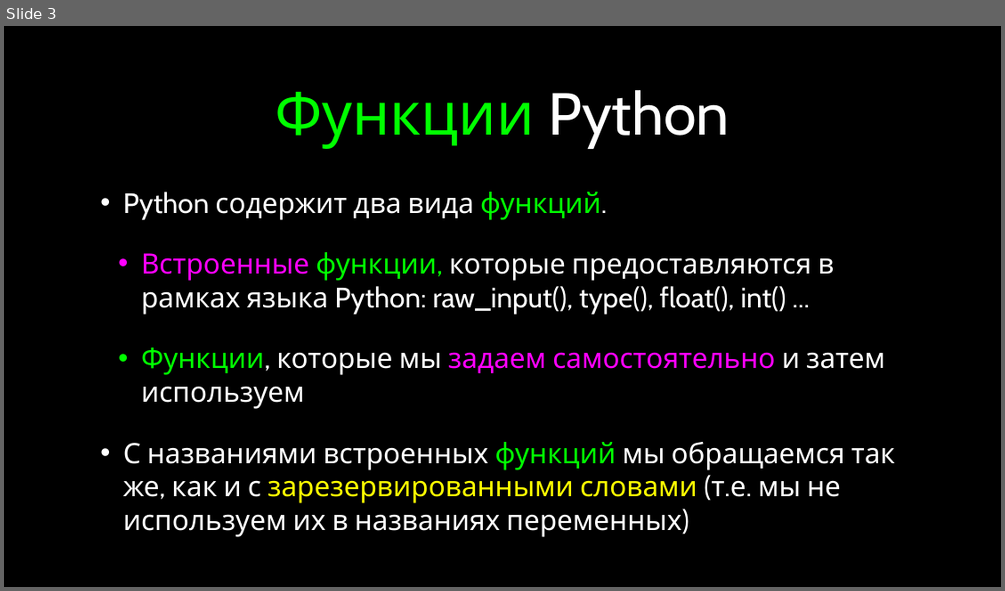
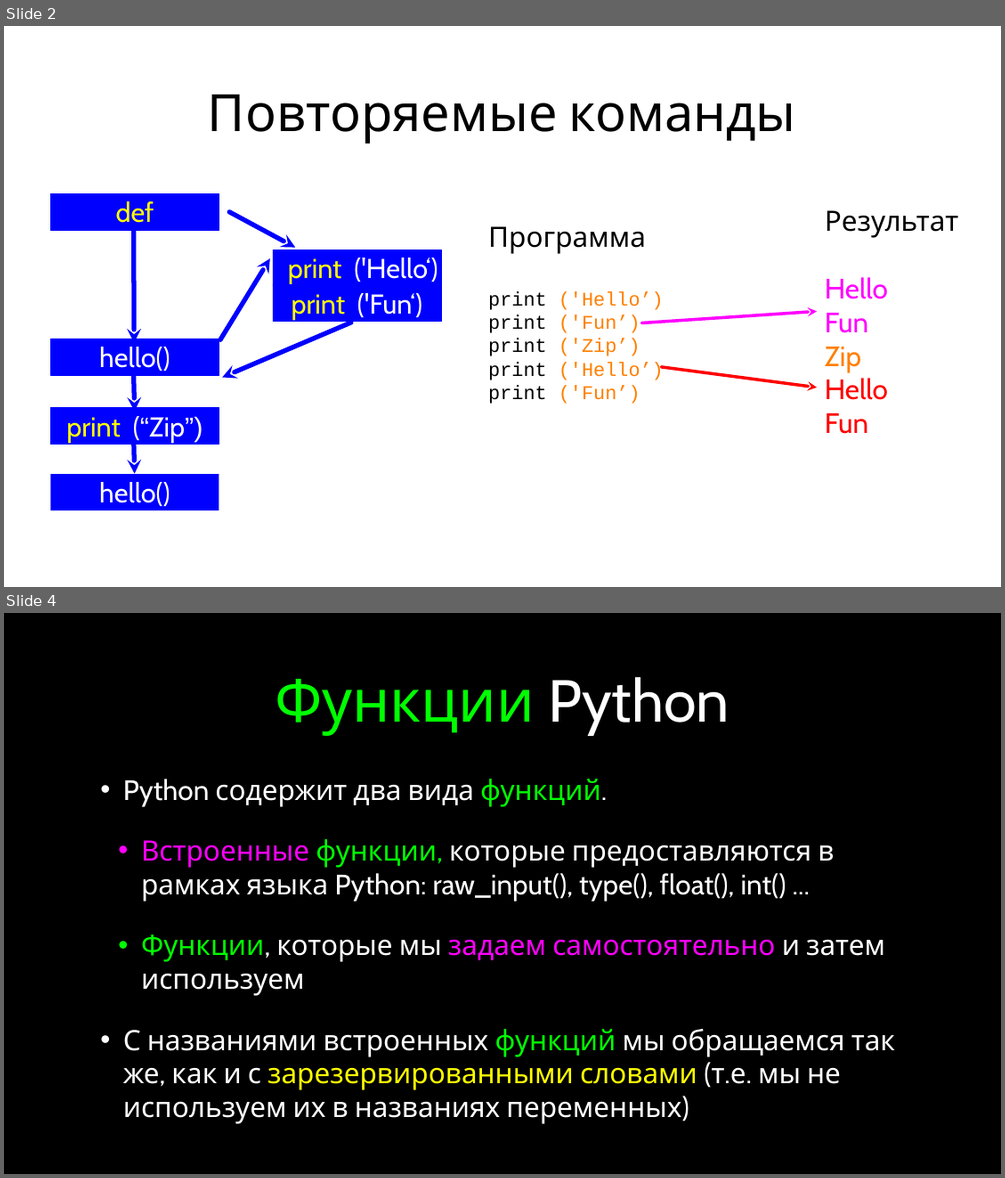
Before and after one commit to maxchv/LearnPython, a slide deck: week04/Functions.pptx. Shown one above the other, each under a label of ours: slide 3 before the commit, slides 2 and 4 after it; the slides between them are not shown. The pictures are 1005x591 and 1005x1178 pixels, drawn with LibreOffice and Linux fonts; fonts in the diff are those of the drawing. Boxes give left, top, right and bottom in pixels: in the first picture for what was removed or moved away, otherwise in the second. Text is boxed around its words. In the diff, an @@ line names an element or a change of style, - is before the commit and + after.

```diff
--- a/week04/Functions.pptx
+++ b/week04/Functions.pptx
@@ slide 2 added at [4,26,1001,587], background #FFFFFF @@
@@ title added at [208,94,796,143], 66 pt, text #000000 @@
+Повторяемые команды
@@ rectangle added at [50,193,218,230], fill #0000FF, outline #0000FF 0.75 pt, 35 pt, text #FFFF00 @@
+def
@@ arrow added from (229, 212) to (295, 248), #0000FF 6 pt @@
@@ text added at [825,210,964,434], 36 pt, text #000000 @@
+Результат:
+Hello
+Fun
+Zip
+Hello
+Fun
@@ arrow added from (134, 229) to (134, 343), #0000FF 6 pt @@
@@ text added at [488,226,663,403], 25 pt, text #FF7F00 @@
+Программа:
+print ('Hello’)
+print ('Fun’)
+print ('Zip’)
+print ('Hello’)
+print ('Fun’)
@@ arrow added from (220, 339) to (270, 258), #0000FF 6 pt @@
@@ rectangle added at [273,249,441,286], fill #0000FF, outline #0000FF 0.75 pt, 35 pt, text #FFFFFF @@
+print ('Hello‘)
@@ rectangle added at [273,284,441,321], fill #0000FF, outline #0000FF 0.75 pt, 35 pt, text #FFFFFF @@
+print ('Fun‘)
@@ arrow added from (641, 322) to (817, 312), #FF00FF 4 pt @@
@@ rectangle added at [50,338,218,375], fill #0000FF, outline #0000FF 0.75 pt, 35 pt, text #FFFFFF @@
+hello()
@@ arrow added from (351, 322) to (222, 377), #0000FF 6 pt @@
@@ arrow added from (661, 367) to (817, 387), #FF0000 4 pt @@
@@ arrow added from (134, 377) to (135, 411), #0000FF 6 pt @@
@@ rectangle added at [50,408,218,444], fill #0000FF, outline #0000FF 0.75 pt, 35 pt, text #FFFFFF @@
+print (“Zip”)
@@ arrow added from (134, 439) to (135, 474), #0000FF 6 pt @@
@@ rectangle added at [50,474,218,510], fill #0000FF, 35 pt, text #FFFFFF @@
+hello()
@@ what was slide 3 is now slide 4 @@
```
Also in this commit, not shown: 2 slides changed.
